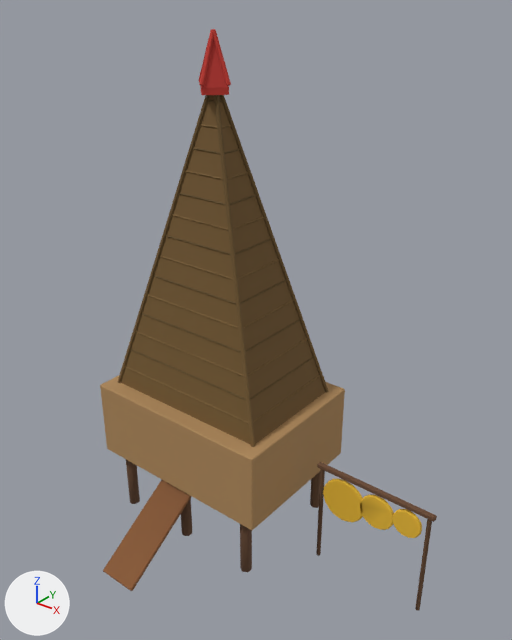
One commit to the glTF model models/world/lm-s2-taynguyen.glb: the scene before it, then after it.
Camera for both pictures: a 50 mm lens placed at (8.29, -9.26, 10.51), pointed at (1.26, -0.46, 5.06). The axes (+X, +Y, +Z) are drawn at lower left. The lights are the same throughout. The older version comes first. Vertices at exactly the same position are counted once.
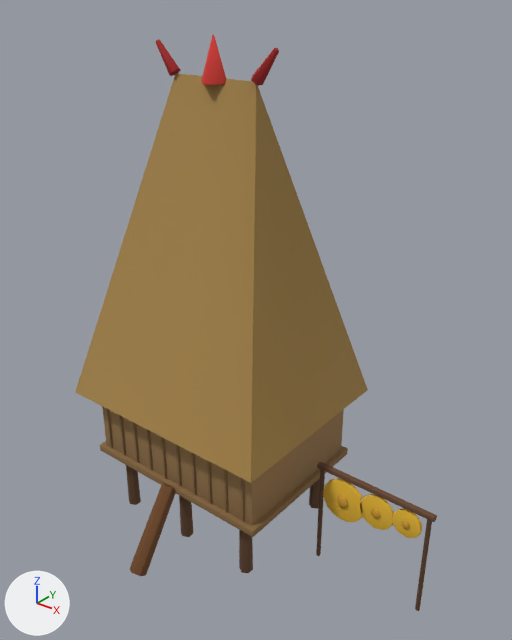
Edits to the scene script, one JSON object a line:
```json
{"block": "me_mesh_0", "where": "# used by ob_mesh_0; location = (-2.0, 1.5, 0.0); scale = (0.000594, 0.000594, 0.000594)"}
{"op": "remove", "block": "me_mesh_0", "code": "me_mesh_0.from_pydata(...)  # 1268 vertices, 2440 faces; spans x 0.0..11446.0, y -7777.0..0.0, z 0.0..16383.0"}
{"op": "add", "block": "me_mesh_0", "code": "me_mesh_0.from_pydata(...)  # 2145 vertices, 4152 faces; spans x 0.0..11927.0, y -7796.0..0.0, z 0.0..16383.0"}
{"block": "me_mesh_0", "change": "me_mesh_0 part 1: the loose piece of 24 vertices spanning x 0.0..6733.0, y -5050.0..0.0, z 2357.0..5050.0 is rebuilt with 56 vertices and now spans x 504.0..7224.0, y -5712.0..-672.0, z 2673.0..5024.0"}
{"block": "me_mesh_0", "change": "me_mesh_0 part 2: the loose piece of 20 vertices spanning x 386.0..6347.0, y -4512.0..-538.0, z 4780.0..15047.0 is rebuilt with 26 vertices and now spans x 0.0..7728.0, y -6384.0..0.0, z 5024.0..15258.0"}
{"block": "me_mesh_0", "change": "me_mesh_0 part 3: 30 loose pieces with 1084 vertices, spanning x 498.0..11446.0, y -4732.0..-318.0, z 0.0..16383.0, are deleted"}
{"block": "me_mesh_0", "change": "me_mesh_0 part 4: 140 vertices removed from x 334.0..6399.0, y -7777.0..-480.0, z 262.0..16216.0; 2063 vertices added at x 336.0..11927.0, y -7796.0..-504.0, z 0.0..16383.0"}
{"op": "set", "path": "ob_mesh_0.location", "old": "(-2.0, 1.5, 0.0)", "new": "(-2.3, 1.9, -0.09)"}
{"op": "set", "path": "ob_mesh_0.scale", "old": "(0.000594, 0.000594, 0.000594)", "new": "(0.000595, 0.000595, 0.000595)"}
```

Location of each change, (x1, y1, x2, y2) in pixels of the pictures (512 x 640 px):
```json
{"object": "Mesh_0", "change": "reshaped, moved, rescaled", "before": [100, 29, 437, 611], "after": [75, 34, 437, 611], "on screen": "7% wider"}
{"part": 1, "of": "me_mesh_0", "change": "rebuilt", "before": [100, 375, 345, 530], "after": [102, 406, 344, 526]}
{"part": 2, "of": "me_mesh_0", "change": "rebuilt", "before": [121, 95, 325, 445], "after": [75, 73, 368, 483], "on screen": "43% wider, 17% taller"}
{"part": 3, "of": "me_mesh_0", "change": "deleted", "before": [125, 29, 437, 611]}
{"part": 4, "of": "me_mesh_0", "change": "built on", "before": [103, 40, 328, 591], "after": [100, 34, 437, 611]}
```
